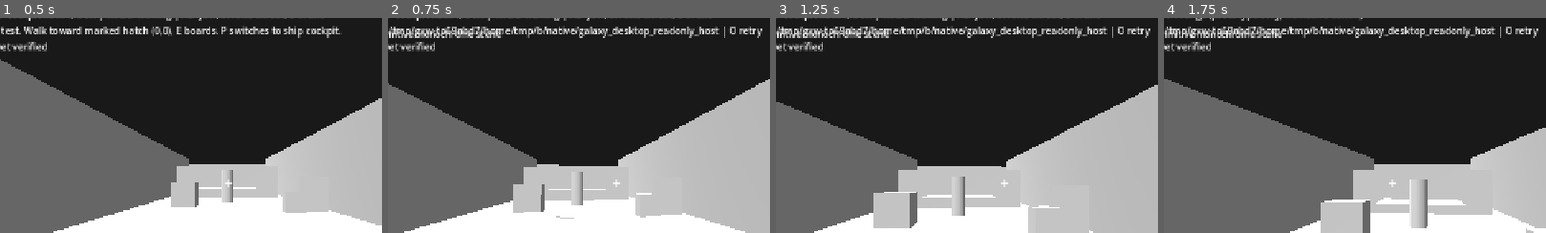
Above: before the commit, frames 1-4 (left to right).
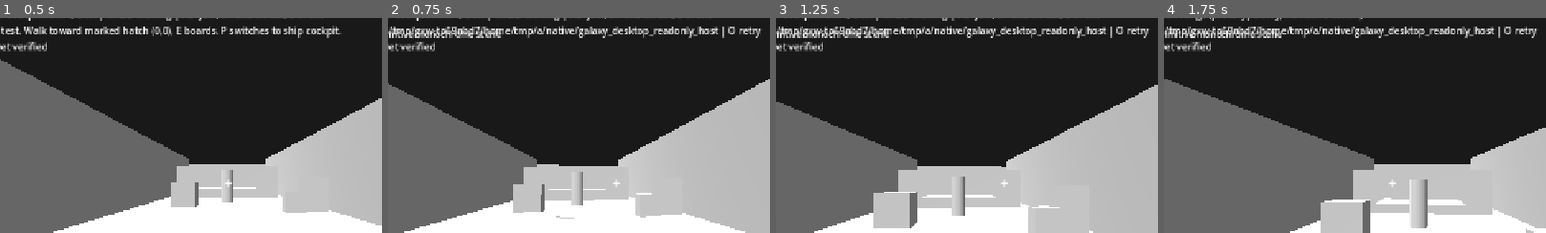
Above: after the commit, the same moments.

Repository: vjmichael/Single-galaxy
Game: Godot game, scene res://world/main.tscn
The game is run twice, just before and just after one commit, with the same random seed, the same clock (stepped at 60 frames per second) and the same inputs.
Inputs (mouse positions are % of the whole screen's width and height, from its top left):
- Up to frame 1 (0.5 s): no input
- Up to frame 2 (0.75 s): tap Enter at 0.5 s; move the mouse to (55, 50) at 0.52 s; hold W (fps_forward) from 0.53 s (still down); tap O at 0.6 s; click (55, 50) at 0.67 s
- Up to frame 3 (1.25 s): keep holding W (fps_forward); tap Space (fps_jump) at 0.77 s
- Up to frame 4 (1.75 s): keep holding W (fps_forward); move the mouse to (45, 50) at 1.27 s; tap E (fps_inspect) at 1.35 s; tap Space (fps_jump) at 1.52 s; tap O at 1.55 s
The pictures show only the part of the screen within x 20-70%, y 12-62%; the shares and areas given below are measured in that part.

Frame 1 is identical in both runs. In frame 2, 0.9% of the frame differs, in the area x 39-98%, y 3-10%; in frame 3, 0.9%; in frame 4, 0.9%.

Commit message:
PLAY-STATION-03C: fail-closed multi-frame original refinery parser, lot/mineral receipts and authenticated view/refine intents

Diff:
--- a/desktop_godot/world/native_station_session.gd
+++ b/desktop_godot/world/native_station_session.gd
@@ -2,6 +2,7 @@
 ## PLAY-STATION-02: optional explicit fixture, original C++ station person.
 ## This bridge never sets person/ship location in SQLite from Godot.
 signal person_received(person: Dictionary)
+signal refinery_received(snapshot: Dictionary)
 signal status_changed(message: String)
 signal connection_changed(connected: bool)
 
@@ -19,6 +20,10 @@
 var _last_send := -10000
 var _buffer := PackedByteArray()
 var _person := {}
+var _refinery_receiving := false
+var _refinery_header := {}
+var _refinery_lots: Array[Dictionary] = []
+var _refinery_minerals := {}
 
 func is_active() -> bool:
 	return _active
@@ -71,6 +76,10 @@
 	_last_send = -10000
 	_buffer.clear()
 	_person.clear()
+	_refinery_receiving = false
+	_refinery_header.clear()
+	_refinery_lots.clear()
+	_refinery_minerals.clear()
 	connection_changed.emit(true)
 	_status("Native station: waiting for original person state")
 
@@ -106,6 +115,9 @@
 
 func _accept_line(line: String) -> void:
 	var f := line.split("|", false)
+	if f.size() > 0 and f[0] in ["REFHEAD", "REFLOT", "REFMIN", "REFEND"]:
+		_accept_refinery_line(f)
+		return
 	if f.size() == 4 and f[0] == "DENY" and f[1] == "2":
 		if not _integer(f[2]):
 			stop("Malformed native station denial")
@@ -113,6 +125,10 @@
 		var req := int(f[2])
 		if req == _pending:
 			_pending = 0
+			_refinery_receiving = false
+			_refinery_header.clear()
+			_refinery_lots.clear()
+			_refinery_minerals.clear()
 		_status("Station action #%d refused: %s" % [req, f[3]])
 		return
 	if f.size() != 13 or f[0] != "PERSON" or f[1] != "2":
@@ -156,6 +172,122 @@
 	person_received.emit(_person.duplicate(true))
 	_status("AT STATION" if state == 4 else "ABOARD OWN SHIP")
 
+func _accept_refinery_line(f: PackedStringArray) -> void:
+	var kind := f[0]
+	if kind == "REFHEAD":
+		if f.size() != 18 or _refinery_receiving or _pending <= 0:
+			stop("Unexpected refinery snapshot header")
+			return
+		for i in range(2, 18):
+			if not _integer(f[i]):
+				stop("Non-numeric original refinery header")
+				return
+		var session := int(f[2])
+		var request := int(f[3])
+		var tick := int(f[4])
+		var generation := int(f[5])
+		var station := int(f[6])
+		var shown := int(f[15])
+		var all_lots := int(f[16])
+		var minerals := int(f[17])
+		if session != _session or request != _pending or tick < _tick or generation < _generation or station <= 0 or station != int(_person.get("station", 0)) or int(_person.get("state", -1)) != 4 or shown < 0 or shown > 48 or all_lots < shown or minerals < 0 or minerals > 64 or int(f[7]) not in [0, 1] or int(f[10]) not in [0, 1] or int(f[13]) < 0 or int(f[14]) < 0:
+			stop("Original refinery snapshot contradicts station custody")
+			return
+		_refinery_header = {"station":station, "tick":tick, "generation":generation,
+			"installed":int(f[7]), "source_ship":int(f[8]),
+			"workers":int(f[9]), "powered":int(f[10]), "energy":int(f[11]),
+			"ready_tick":int(f[12]), "ore_tonnes":int(f[13]),
+			"mineral_total_kg":int(f[14]), "shown_lots":shown,
+			"all_lots":all_lots, "mineral_count":minerals}
+		_refinery_lots.clear()
+		_refinery_minerals.clear()
+		_refinery_receiving = true
+		return
+	if not _refinery_receiving or f.size() < 4 or not _integer(f[2]) or not _integer(f[3]) or int(f[2]) != _session or int(f[3]) != _pending:
+		stop("Unexpected refinery source frame")
+		return
+	if kind == "REFLOT":
+		if f.size() != 9 or _refinery_lots.size() >= int(_refinery_header["shown_lots"]):
+			stop("Refinery lot count exceeded source header")
+			return
+		for i in range(4, 9):
+			if not _integer(f[i]):
+				stop("Non-numeric refinery lot")
+				return
+		var lot_id := int(f[4])
+		if lot_id <= 0 or int(f[5]) <= 0 or int(f[6]) not in [0, 1, 2] or int(f[7]) <= 0 or int(f[8]) <= 0:
+			stop("Refinery lot has invalid physical provenance")
+			return
+		for lot in _refinery_lots:
+			if int(lot["id"]) == lot_id:
+				stop("Duplicate refinery lot in native snapshot")
+				return
+		_refinery_lots.append({"id":lot_id,"rock":int(f[5]),"taxonomy":int(f[6]),
+			"tonnes":int(f[7]),"unload_receipt":int(f[8])})
+		return
+	if kind == "REFMIN":
+		if f.size() != 6 or _refinery_minerals.size() >= int(_refinery_header["mineral_count"]) or not _integer(f[5]):
+			stop("Invalid refinery product frame")
+			return
+		var name := f[4]
+		if name.length() > 40 or not name.is_valid_identifier() or name.to_lower() != name or int(f[5]) <= 0 or _refinery_minerals.has(name):
+			stop("Refinery mineral product name or stock invalid")
+			return
+		_refinery_minerals[name] = int(f[5])
+		return
+	if kind == "REFEND":
+		if f.size() != 10:
+			stop("Invalid refinery receipt length")
+			return
+		for i in range(4, 10):
+			if not _integer(f[i]):
+				stop("Non-numeric original refinery receipt")
+				return
+		var result := int(f[8])
+		var transferred := int(f[9])
+		var total := 0
+		for amount in _refinery_minerals.values():
+			total += int(amount)
+		if int(f[4]) != int(_refinery_header["tick"]) or int(f[5]) != int(_refinery_header["generation"]) or int(f[6]) != _refinery_lots.size() or int(f[7]) != _refinery_minerals.size() or total != int(_refinery_header["mineral_total_kg"]) or result not in [0, 1, 2] or (result == 1 and transferred != 1000) or (result != 1 and transferred != 0):
+			stop("Refinery snapshot and original commit receipt mismatch")
+			return
+		_refinery_receiving = false
+		_generation = int(f[5])
+		_tick = int(f[4])
+		_pending = 0
+		var state := _refinery_header.duplicate(true)
+		state["lots"] = _refinery_lots.duplicate(true)
+		state["minerals"] = _refinery_minerals.duplicate(true)
+		state["result"] = result
+		state["transferred_kg"] = transferred
+		_refinery_header.clear()
+		_refinery_lots.clear()
+		_refinery_minerals.clear()
+		refinery_received.emit(state)
+		_status("Refined 1 tonne into station minerals" if result == 1 else "Station refinery snapshot received" if result == 0 else "Original station refinery command refused")
+		return
+	stop("Unknown refinery source frame")
+
+func request_refinery_view() -> void:
+	if not _active or _session <= 0 or _pending != 0 or int(_person.get("state", -1)) != 4:
+		_status("Refinery terminal requires an actual station resident")
+		return
+	var request := _next_request
+	_next_request += 1
+	_pending = request
+	_last_send = Time.get_ticks_msec()
+	_send("REFVIEW|%d|%d|%d|%d" % [_session,request,_generation,int(_person["station"])])
+
+func submit_refining(lot_id: int) -> void:
+	if not _active or _session <= 0 or _pending != 0 or int(_person.get("state", -1)) != 4 or lot_id <= 0:
+		_status("Refining request requires a selected original ore lot at the station")
+		return
+	var request := _next_request
+	_next_request += 1
+	_pending = request
+	_last_send = Time.get_ticks_msec()
+	_send("REFINE|%d|%d|%d|%d" % [_session,request,_generation,lot_id])
+
 func _send(command: String) -> void:
 	if not _stdout.store_line(command):
 		stop("Native station command pipe write failed")
